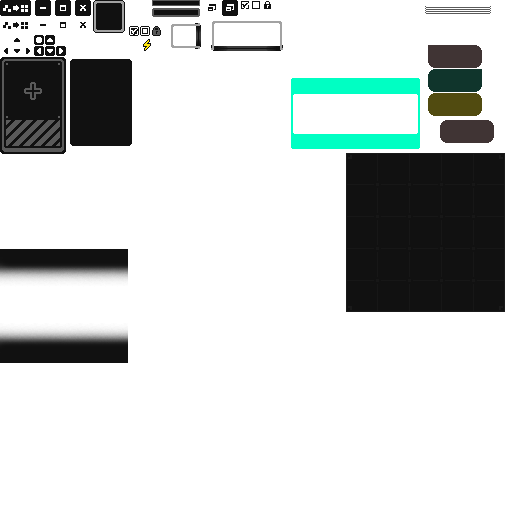
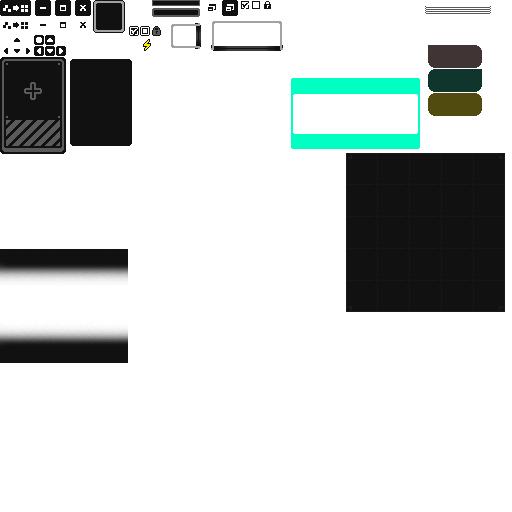
Layered file, before and after one edit (w=512, h=512). Changes by layer:
painted on "图层 864 拷贝" over <box>440,120,494,143</box>
